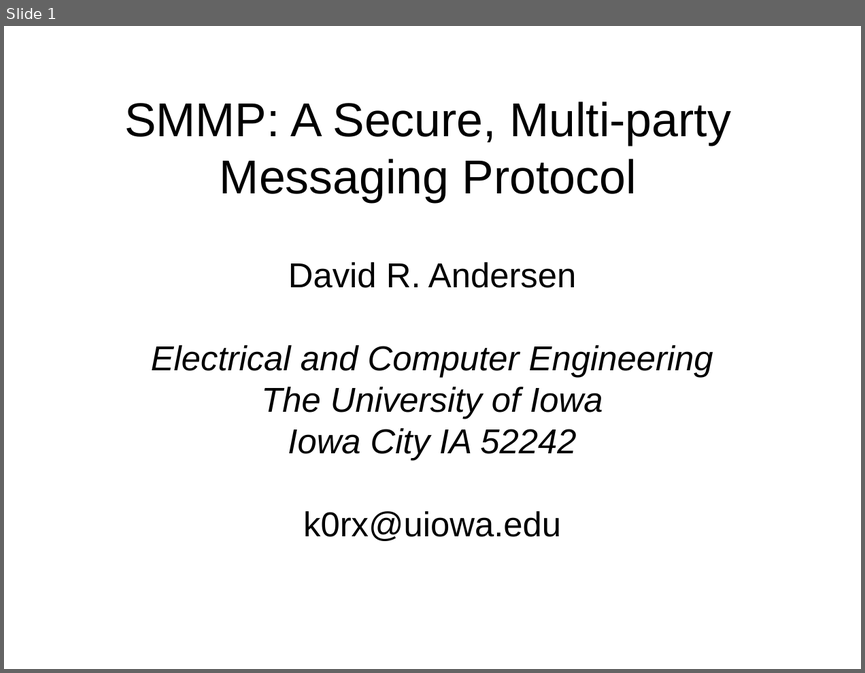
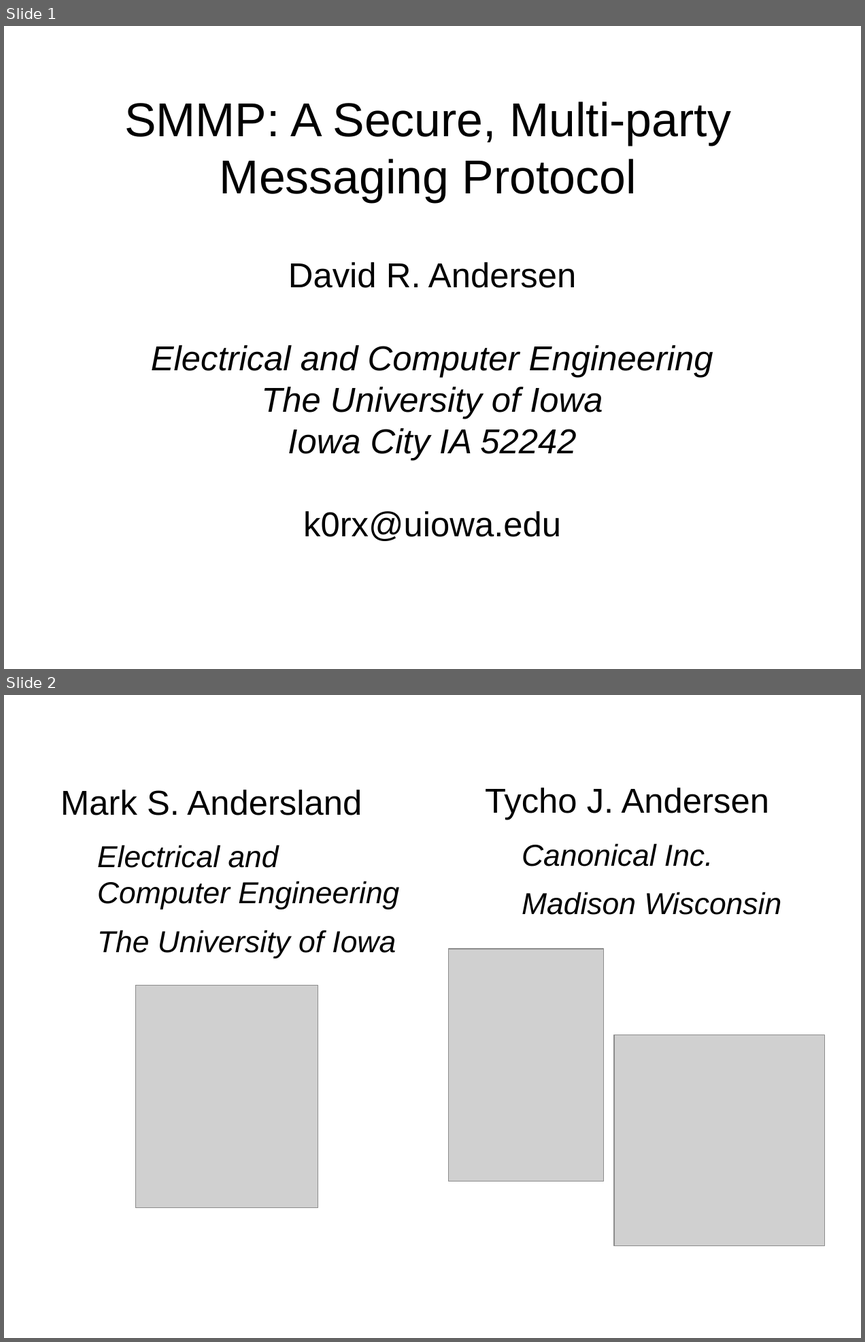
Before and after one commit to rxcomm/smmp, a slide deck: spec/slideshow.odp. Shown one above the other, each under a label of ours: slide 1 before the commit, slides 1 and 2 after it. The pictures are 865x673 and 865x1342 pixels, drawn with LibreOffice and Linux fonts; fonts in the diff are those of the drawing; grey boxes stand for pictures. Boxes give left, top, right and bottom in pixels: in the first picture for what was removed or moved away, otherwise in the second. Text is boxed around its words. In the diff, an @@ line names an element or a change of style, - is before the commit and + after.

```diff
--- a/spec/slideshow.odp
+++ b/spec/slideshow.odp
@@ slide 2 added at bbox=[4, 695, 861, 1338], background #FFFFFF @@
@@ text added at bbox=[60, 790, 399, 958], 28 pt, text #000000, italic @@
+Mark S. Andersland
+  Electrical and Computer Engineering
+  The University of Iowa
@@ text added at bbox=[485, 787, 781, 915], 28 pt, text #000000, italic @@
+Tycho J. Andersen
+  Canonical Inc.
+  Madison Wisconsin
@@ picture added at bbox=[448, 949, 604, 1181] @@
@@ picture added at bbox=[135, 985, 317, 1207] @@
@@ picture added at bbox=[615, 1035, 825, 1246] @@
```
Also in this commit, not shown: 1 other file.
